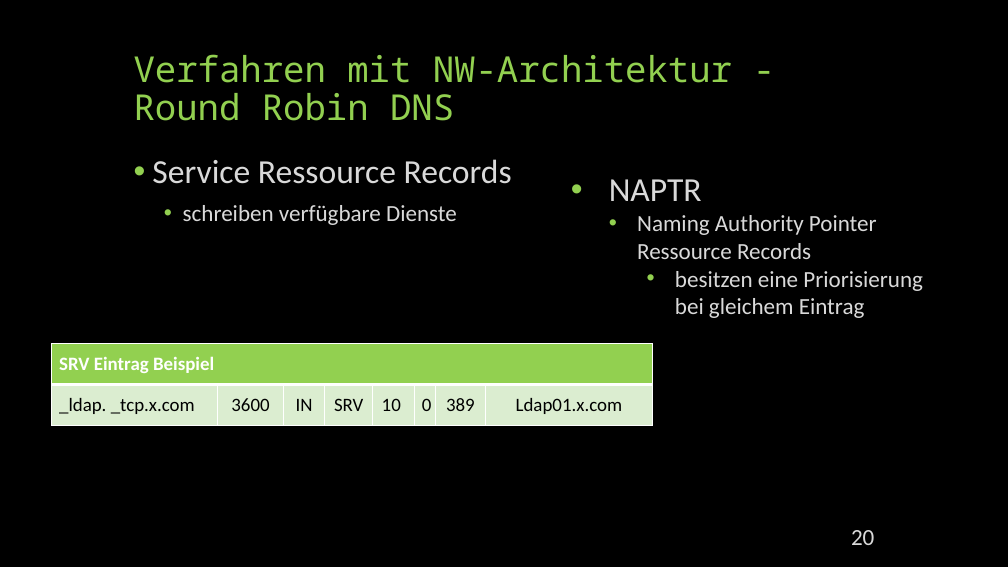
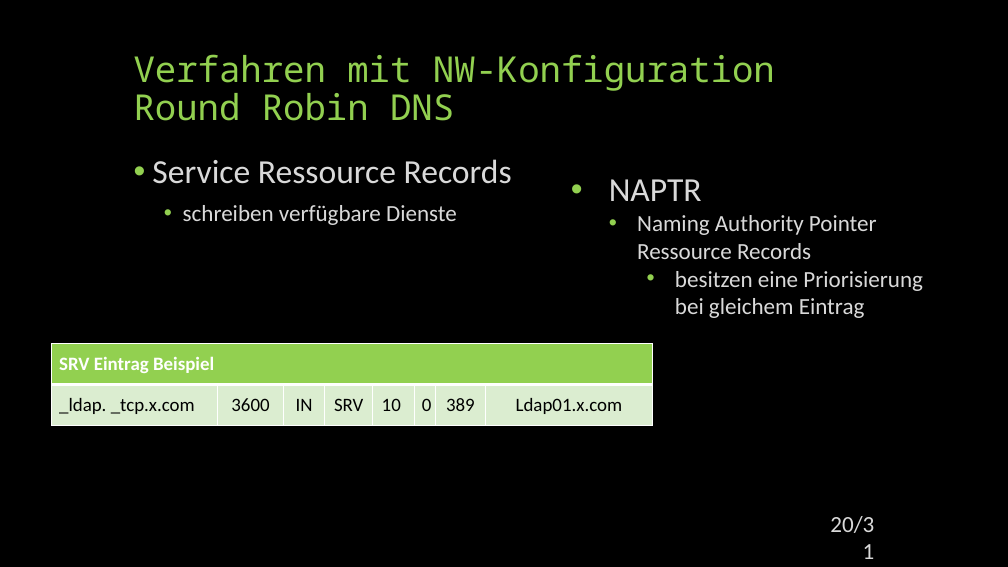
Before and after one commit to mseidl-tgm/1stRow4BHIT, a slide deck: slide 20 of DEZSYS/DEZSYS_LoadBalancing_Präsentation/Load Balancing.pptx. Drawn at 1008x567 pixels with LibreOffice and Linux fonts; fonts in the diff are those of the drawing. Boxes give left, top, right and bottom in pixels: in the first picture for what was removed or moved away, otherwise in the second. Text is boxed around its words. In the diff, an @@ line names an element or a change of style, - is before the commit and + after.

```diff
--- a/DEZSYS/DEZSYS_LoadBalancing_Präsentation/Load Balancing.pptx
+++ b/DEZSYS/DEZSYS_LoadBalancing_Präsentation/Load Balancing.pptx
@@ title at [134, 54, 775, 121]: text changed @@
-Verfahren mit NW-Architektur -
-Round Robin DNS
+Verfahren mit NW-Konfiguration
+Round Robin DNS
@@ page number at [830, 516, 874, 533]: text changed @@
-20
+20/31
```
Also in this commit, not shown: 21 other slides changed, 10 other files.
